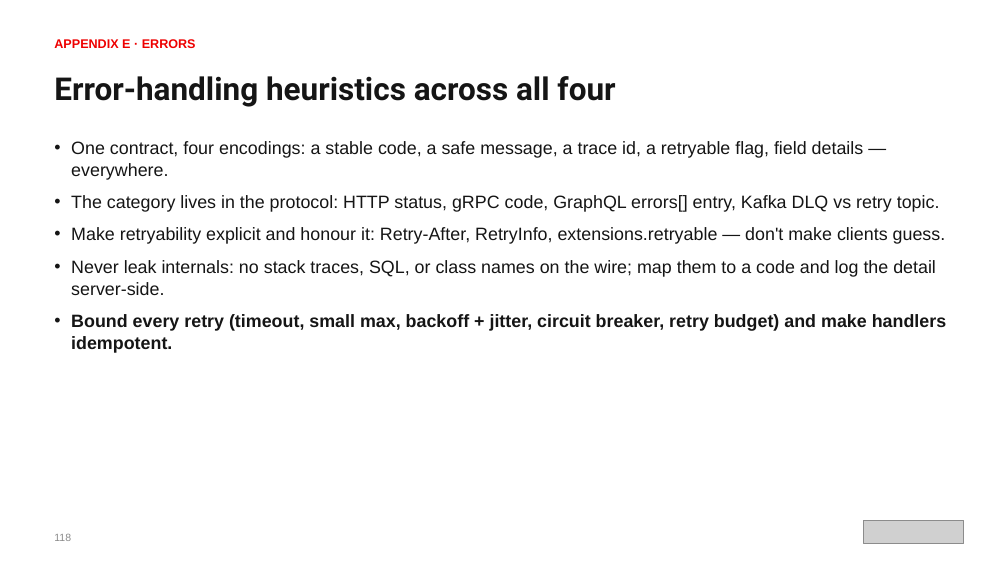
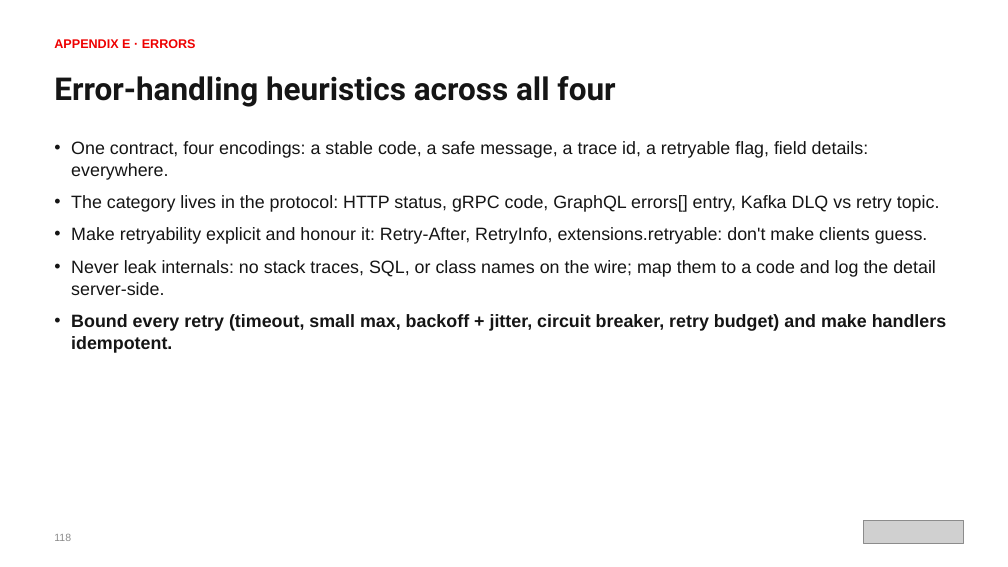
Before and after one commit to patterncatalyst/cloud-native-design-patterns, a slide deck: slide 138 of lgtm-presentation/Designing-Cloud-Native-APIs-Python.pptx. Drawn at 1008x567 pixels with LibreOffice and Linux fonts; fonts in the diff are those of the drawing; grey boxes stand for pictures. Boxes give left, top, right and bottom in pixels: in the first picture for what was removed or moved away, otherwise in the second. Text is boxed around its words. In the diff, an @@ line names an element or a change of style, - is before the commit and + after.

```diff
--- a/lgtm-presentation/Designing-Cloud-Native-APIs-Python.pptx
+++ b/lgtm-presentation/Designing-Cloud-Native-APIs-Python.pptx
@@ text at box(71, 141, 869, 180): text changed @@
-• One contract, four encodings: a stable code, a safe message, a trace id, a retryable flag, field details — everywhere.
+• One contract, four encodings: a stable code, a safe message, a trace id, a retryable flag, field details: everywhere.
@@ text at box(71, 227, 928, 244): text changed @@
-• Make retryability explicit and honour it: Retry-After, RetryInfo, extensions.retryable — don't make clients guess.
+• Make retryability explicit and honour it: Retry-After, RetryInfo, extensions.retryable: don't make clients guess.
```
Also in this commit, not shown: 144 other slides changed, 2 other files.
